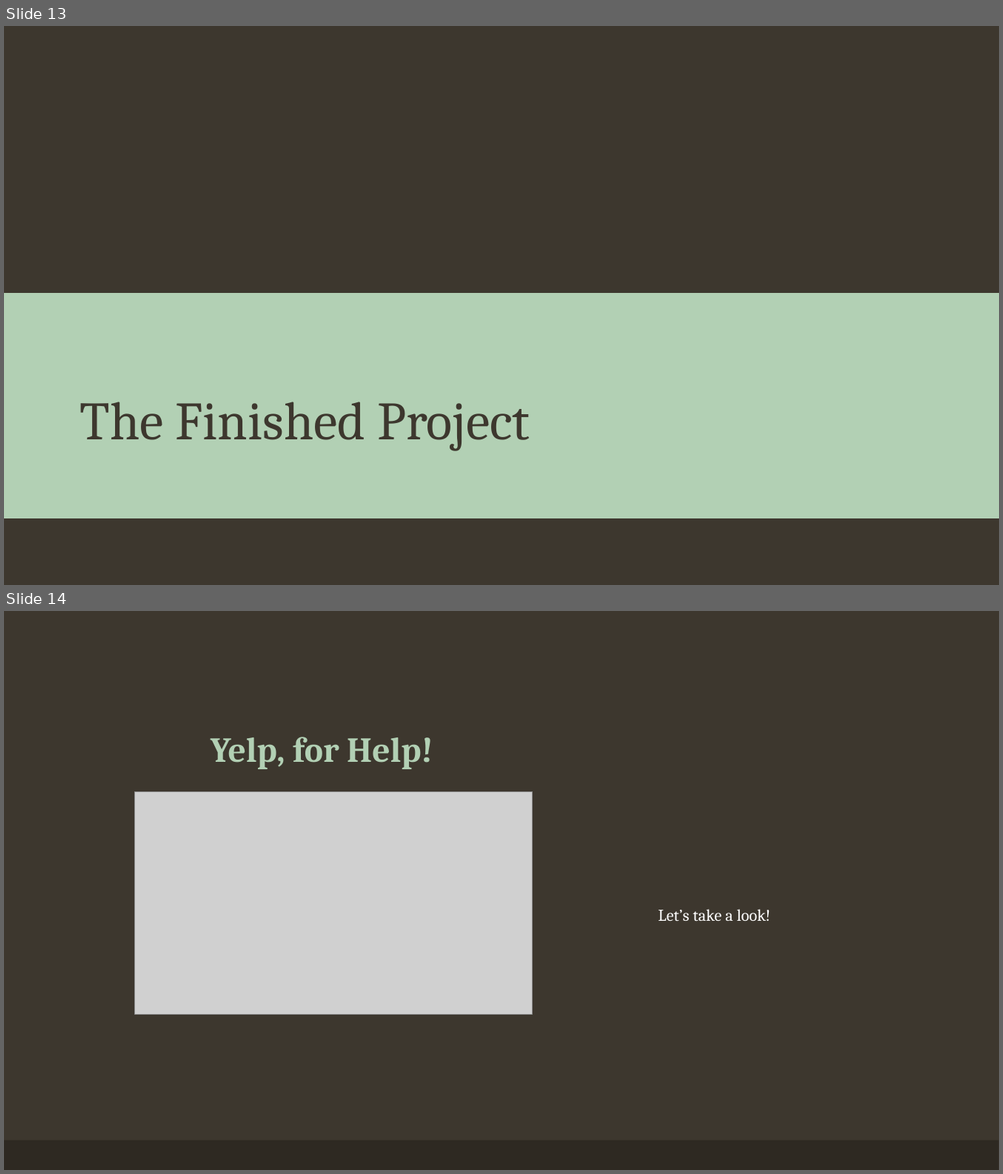
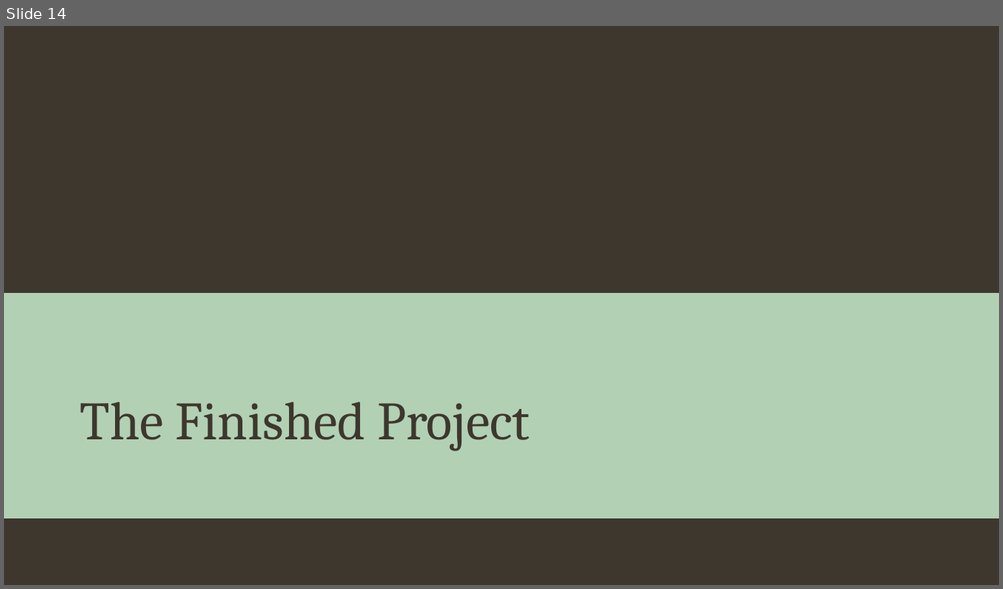
Before and after one commit to hannahdoby/project-3, a slide deck: YelpForTravelHelp.pptx. Shown one above the other, each under a label of ours: slides 13 and 14 before the commit, slide 14 after it. The pictures are 1003x1174 and 1003x589 pixels, drawn with LibreOffice and Linux fonts; fonts in the diff are those of the drawing; grey boxes stand for pictures; background and template pictures are left out. Boxes give left, top, right and bottom in pixels: in the first picture for what was removed or moved away, otherwise in the second. Text is boxed around its words. In the diff, an @@ line names an element or a change of style, - is before the commit and + after.

```diff
--- a/YelpForTravelHelp.pptx
+++ b/YelpForTravelHelp.pptx
@@ slide 14 removed at (4, 611, 999, 1170), background #3D372E @@
@@ title removed at (210, 737, 433, 769) @@
-Yelp, for Help!
@@ picture removed at (134, 792, 532, 1014) @@
@@ text removed at (658, 909, 771, 921) @@
-Let’s take a look!
@@ rectangle removed at (4, 1141, 999, 1170) @@
@@ what was slide 13 is now slide 14 @@
```
Also in this commit, not shown: 2 slides changed, 2 slides added.
